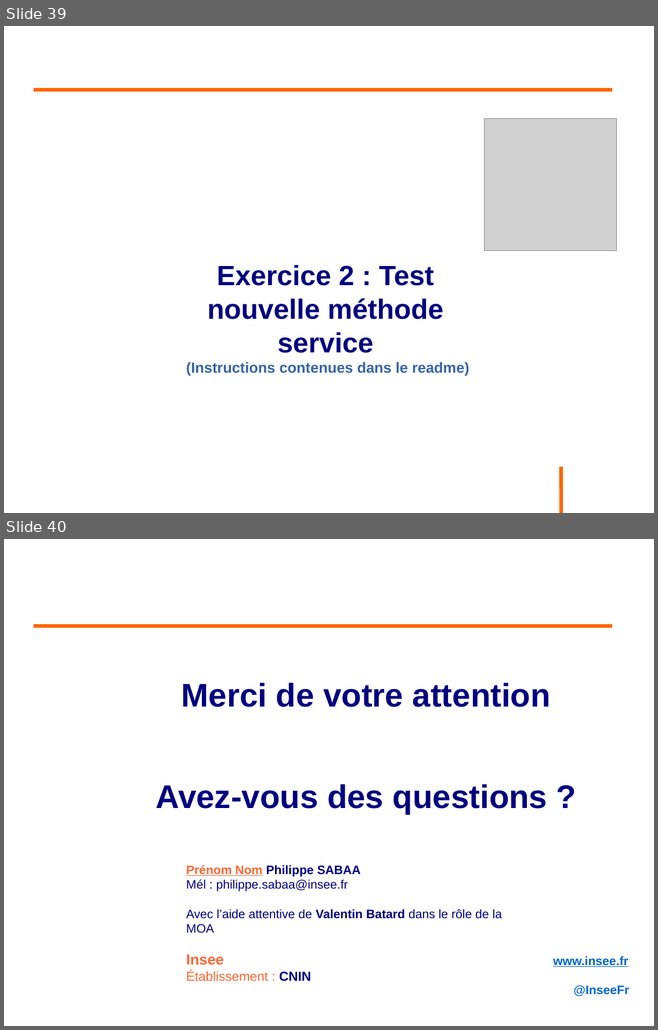
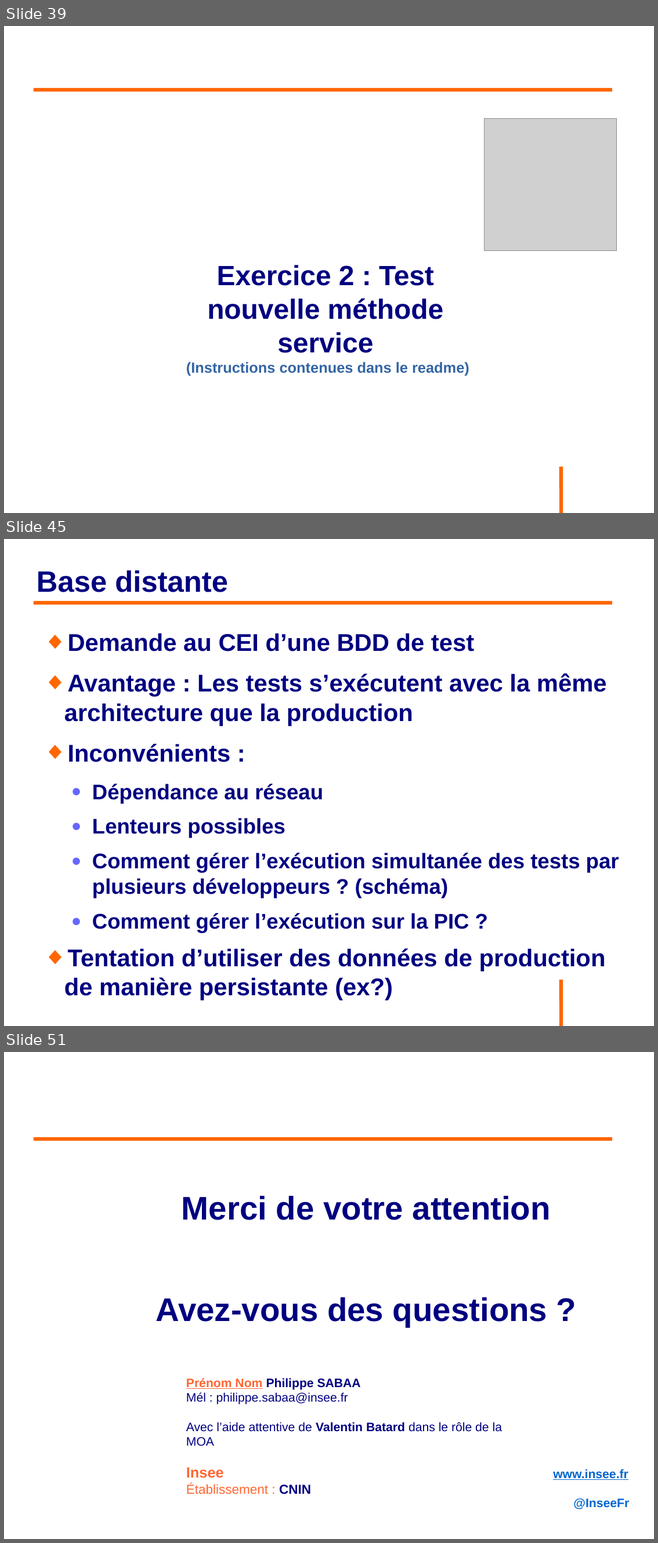
Before and after one commit to philphils/tests-unitaires-et-moins-unitaires, a slide deck: tests-unitaires-cours/nouveauDiapo/diapo_tests_unitaires.odp. Shown one above the other, each under a label of ours: slides 39 and 40 before the commit, slides 39, 45 and 51 after it; the slides between them are not shown. The pictures are 658x1030 and 658x1543 pixels, drawn with LibreOffice and Linux fonts; fonts in the diff are those of the drawing; grey boxes stand for pictures; background and template pictures are left out. Boxes give left, top, right and bottom in pixels: in the first picture for what was removed or moved away, otherwise in the second. Text is boxed around its words. In the diff, an @@ line names an element or a change of style, - is before the commit and + after.

Commit message:
Diapo partie base de test

```diff
--- a/tests-unitaires-cours/nouveauDiapo/diapo_tests_unitaires.odp
+++ b/tests-unitaires-cours/nouveauDiapo/diapo_tests_unitaires.odp
@@ slide 45 added at [4, 539, 654, 1026], background #FFFFFF; not listed: 1 template element that a slide beside it also shows @@
@@ title added at [36, 570, 228, 592], 36 pt, text #000080, bold @@
+Base distante
@@ line added from (34, 603) to (612, 603), #FF6600 4.54 pt @@
@@ text added at [64, 633, 619, 1001], 29.6 pt, text #000080, bold @@
+◆ Demande au CEI d’une BDD de test
+◆ Avantage : Les tests s’exécutent avec la même architecture que la production
+◆ Inconvénients :
+  ● Dépendance au réseau
+  ● Lenteurs possibles
+  ● Comment gérer l’exécution simultanée des tests par plusieurs développeurs ? (schéma)
+  ● Comment gérer l’exécution sur la PIC ?
+◆ Tentation d’utiliser des données de production de manière persistante (ex?)
@@ what was slide 40 is now slide 51 @@
```
Also in this commit, not shown: 1 slide changed, 10 other slides added.
